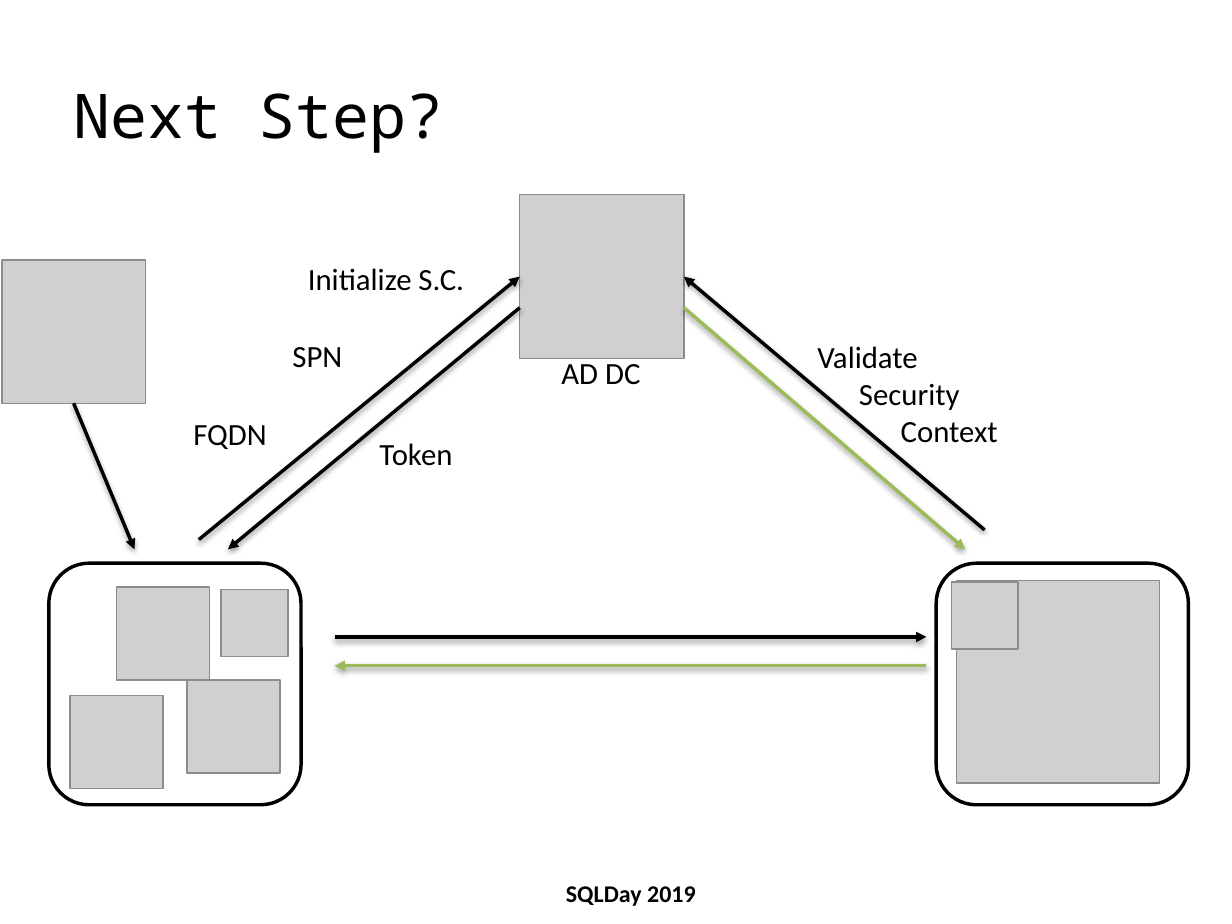
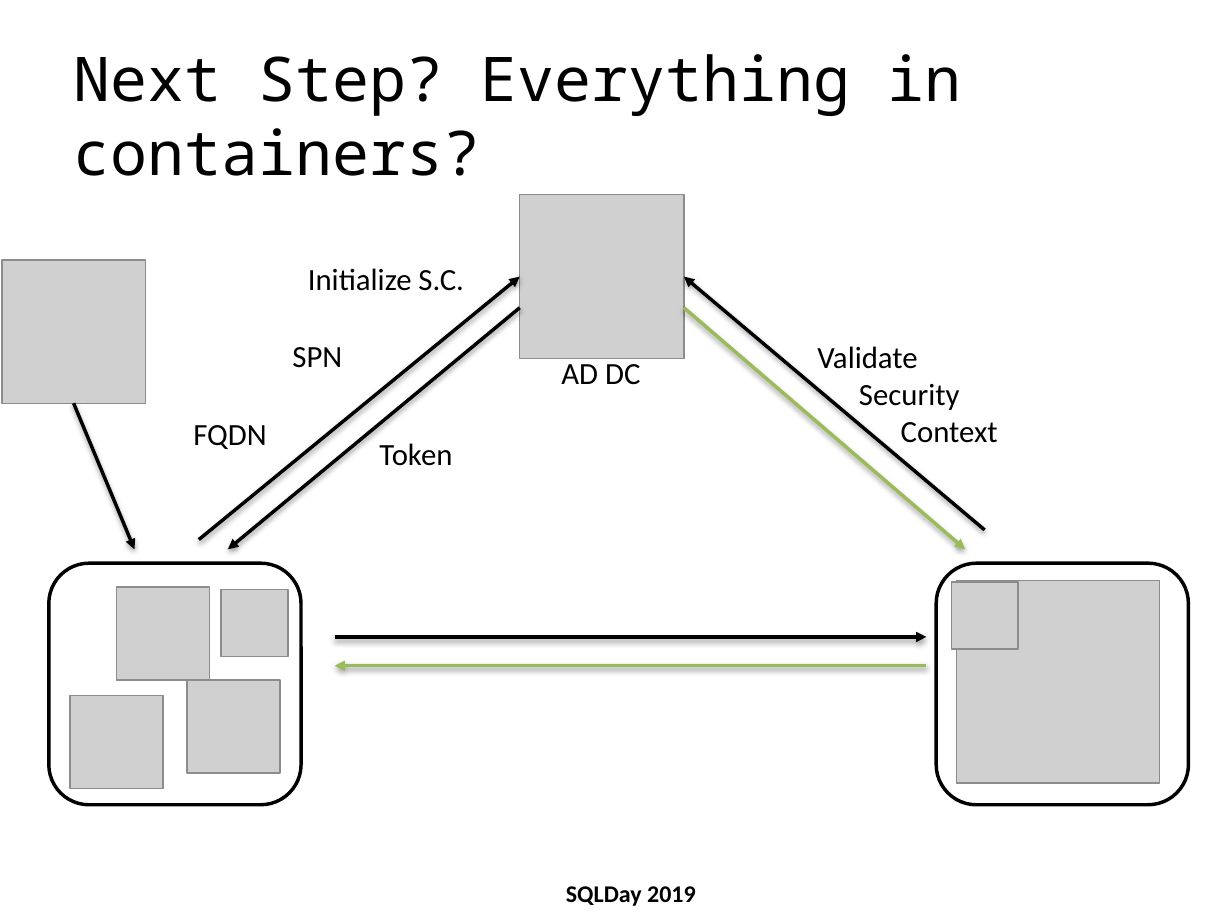
Before and after one commit to michalporeba/sharing, a slide deck: slide 38 of dbas-docker-guide/dbas-docker-guide v1.pptx (slide 34 before the commit). Drawn at 1232x924 pixels with LibreOffice and Linux fonts; fonts in the diff are those of the drawing; grey boxes stand for pictures; background and template pictures are left out. Boxes give left, top, right and bottom in pixels: in the first picture for what was removed or moved away, otherwise in the second. Text is boxed around its words. In the diff, an @@ line names an element or a change of style, - is before the commit and + after.

```diff
--- a/dbas-docker-guide/dbas-docker-guide v1.pptx
+++ b/dbas-docker-guide/dbas-docker-guide v1.pptx
@@ title at (74, 54, 961, 176): text changed @@
-Next Step?
+Next Step? Everything in containers?
```
Also in this commit, not shown: 15 other slides changed, 7 slides added, 1 other file.
